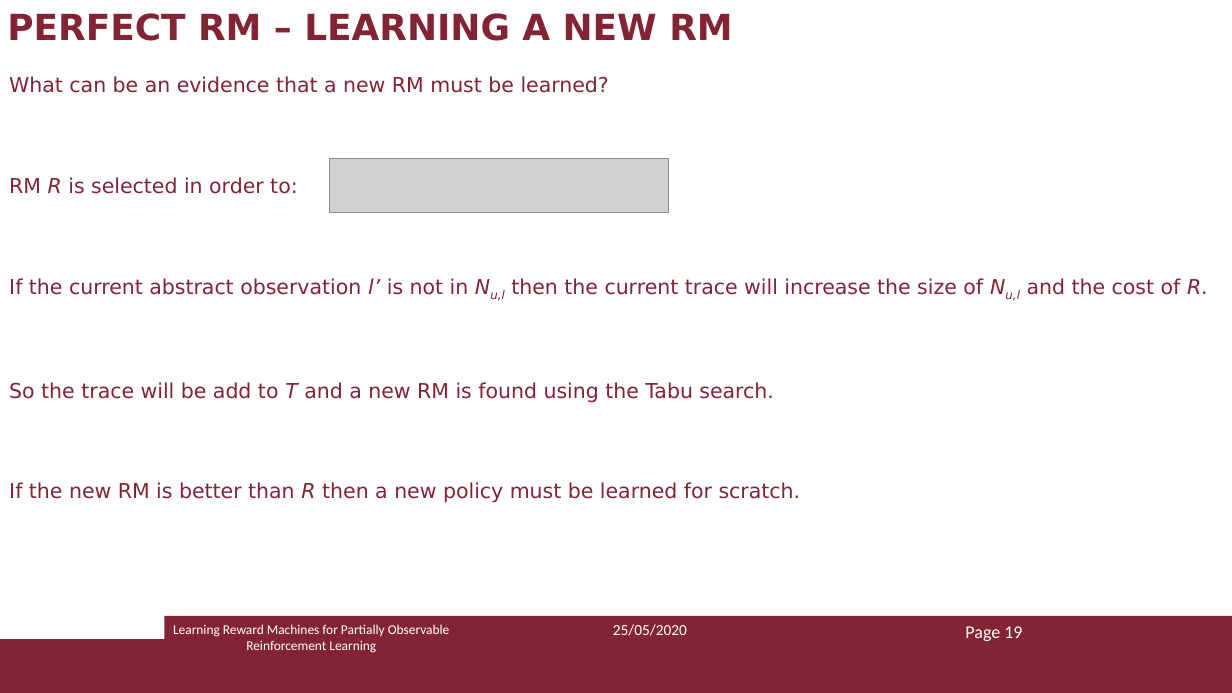
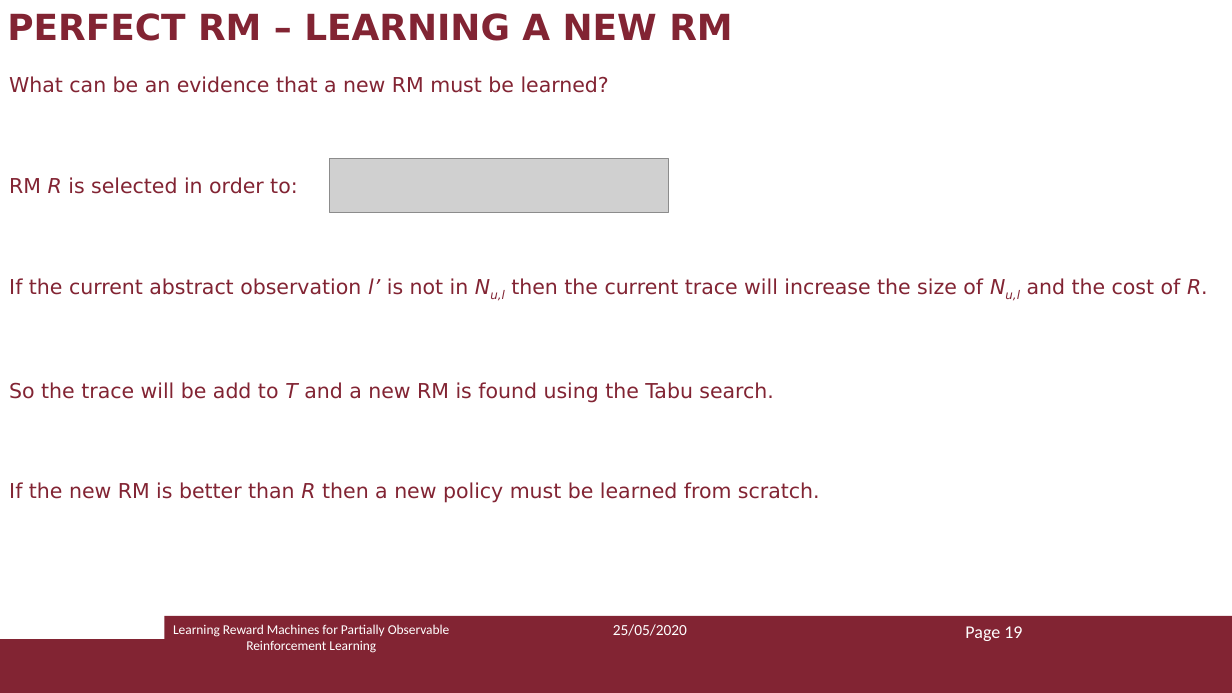
Before and after one commit to Marvet94/reasoning_agents_project_2020, a slide deck: slide 19 of ra_presentazione.pptx. Drawn at 1232x693 pixels with LibreOffice and Linux fonts; fonts in the diff are those of the drawing; grey boxes stand for pictures. Boxes give left, top, right and bottom in pixels: in the first picture for what was removed or moved away, otherwise in the second. Text is boxed around its words. In the diff, an @@ line names an element or a change of style, - is before the commit and + after.

Commit message:
slide correction

```diff
--- a/ra_presentazione.pptx
+++ b/ra_presentazione.pptx
@@ text at box(9, 482, 820, 503): text changed @@
-If the new RM is better than R then a new policy must be learned for scratch.
+If the new RM is better than R then a new policy must be learned from scratch.
```
